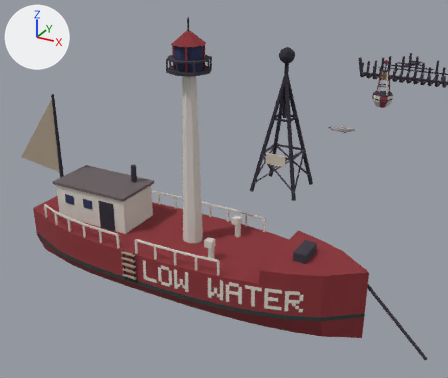
A saved change to the glTF model public/models/lowwater.glb.
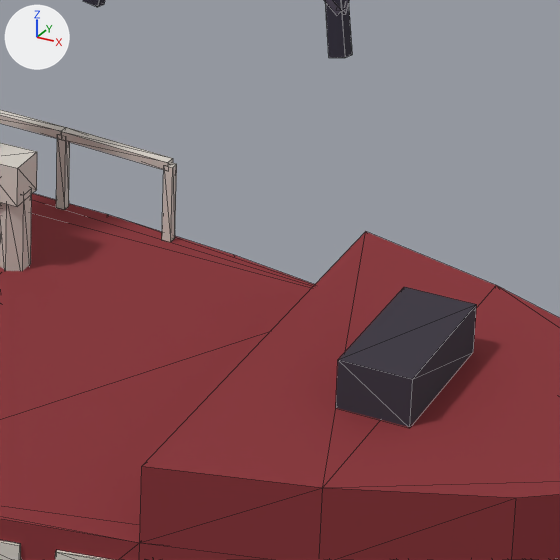
There are two pictures of each version: one from a 50 mm lens placed at (12.42, -959.22, 13.45), pointed at (1.75, -939.8, 3.74), one close up on the part from 53% to 74% of the width and 50% to 76% of the height. The lights are fixed; the arrows at upper left show +X, +Y and +Z. The last two pictures show the newer version. The close-ups show mesh edges as thin lines. Where no turn or scale is listed for an object, it has been applied to the vertices. Vertices at exactly the same position are counted once.

Objects in the first close-up: 'baak.001', 'lightship.001' and 1 more.
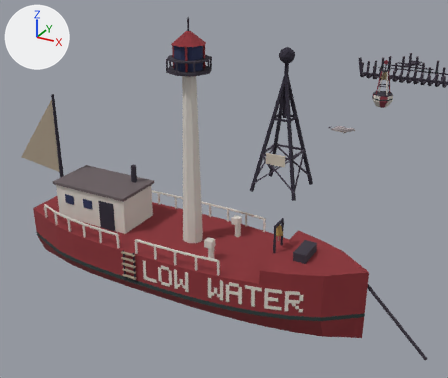
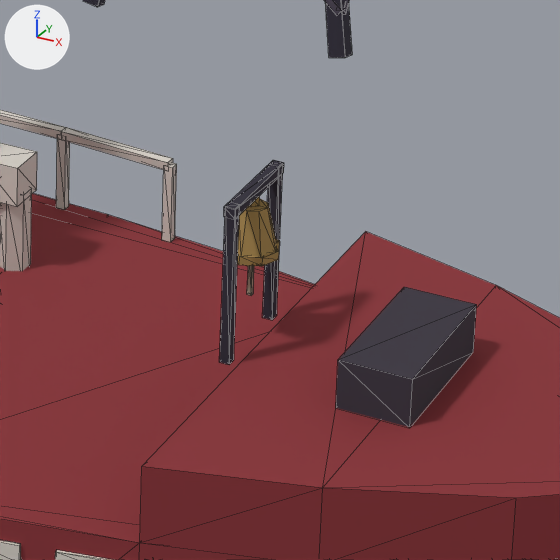
Changed parts and their boxes (x1, y1, x2, y2) in the close-ups (560 x 560 px):
'lightship_bell', added: after (237, 196, 280, 295)
    faces in mat_c_a8894f (brown #a8894f): (237, 196, 280, 266)
    faces in mat_c_a89a86 (beige #a89a86): (247, 266, 254, 295)
part 1 of me_lightship, added: after (219, 202, 240, 365)
part 2 of me_lightship, added: after (262, 160, 283, 320)
part 3 of me_lightship, added: after (224, 160, 284, 219)

What the commit changed:
Material 'c_a8894f' (mat_c_a8894f) is new.
Its base color is (0.392, 0.25, 0.0782) (brown #a8894f).
Its roughness is 1.0.
me_lightship is used by ob_lightship_001; location (0.0, -940.0, 0.0).
me_lightship had 955 vertices, 1576 faces and spanned x -8.9..10.1, y -2.3..2.2, z -1.2..10.2.
me_lightship now has 979 vertices, 1612 faces and spans x -8.9..10.1, y -2.3..2.2, z -1.2..10.2.
me_lightship part 1: a new loose piece, a box spanning x 4.165..4.235, y -0.375..-0.305, z 1.85..2.98, in mat_c_2e2a38 (dark grey #2e2a38).
me_lightship part 2: a new loose piece, a box spanning x 4.165..4.235, y 0.305..0.375, z 1.85..2.98, in mat_c_2e2a38 (dark grey #2e2a38).
me_lightship part 3: a new loose piece, a box spanning x 4.16..4.24, y -0.38..0.38, z 2.905..2.975, in mat_c_2e2a38 (dark grey #2e2a38).
Mesh me_lightship_bell is new.
It has 48 vertices, 80 faces and spans x -0.19..0.19, y -0.19..0.19, z -0.72..0.0.
Faces by material slot: [68, 12].
It uses material mat_c_a8894f (brown #a8894f).
It uses material mat_c_a89a86 (beige #a89a86).
Object 'lightship_bell' (ob_lightship_bell) is new; it shows me_lightship_bell.
Its location is (4.2, -940.0, 2.9).
